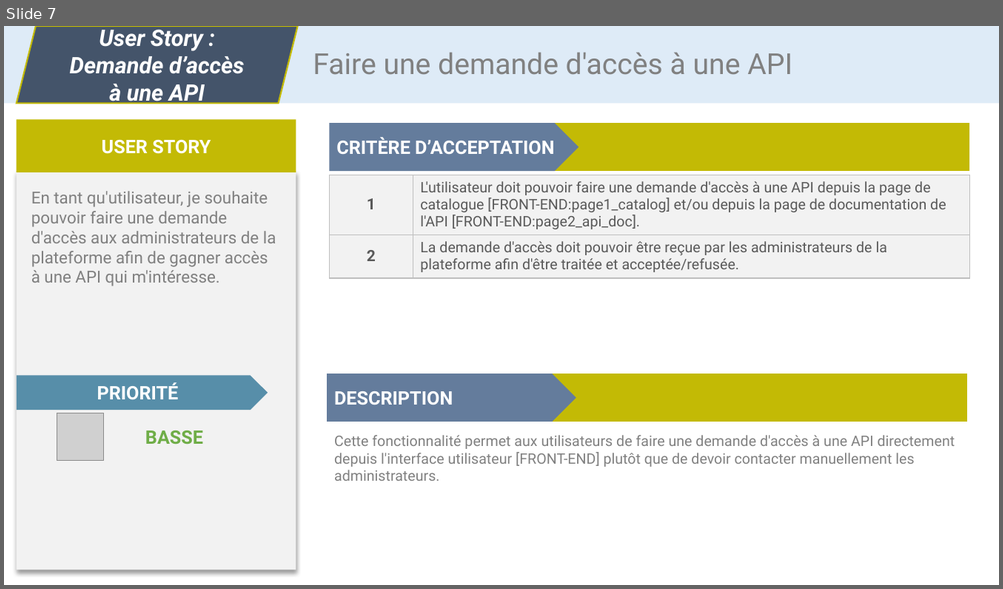
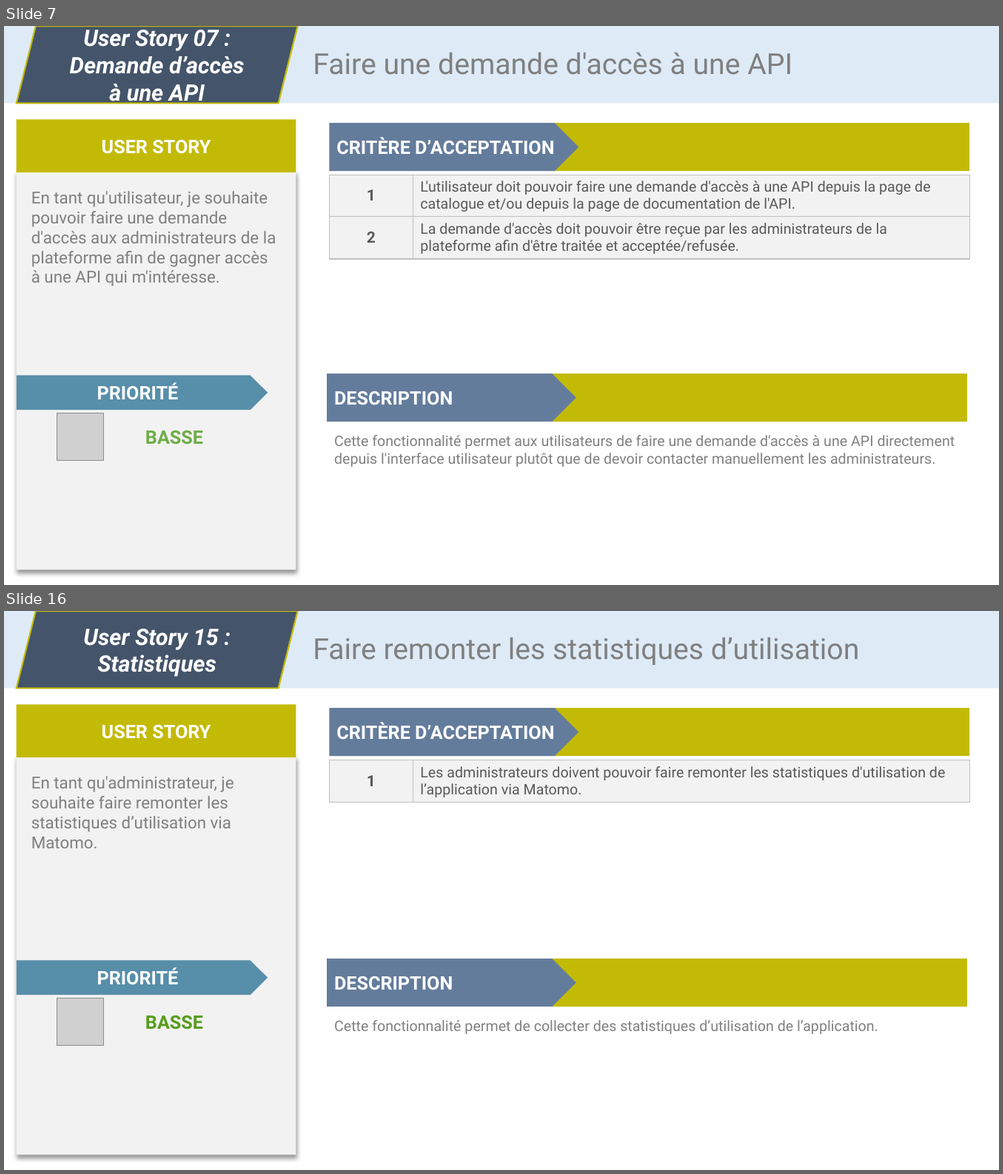
Before and after one commit to CC4K/api-catalog-development, a slide deck: reports/user-stories/user-stories.odp. Shown one above the other, each under a label of ours: slide 7 before the commit, slides 7 and 16 after it; the slides between them are not shown. The pictures are 1003x589 and 1003x1174 pixels, drawn with LibreOffice and Linux fonts; fonts in the diff are those of the drawing; grey boxes stand for pictures. Boxes give left, top, right and bottom in pixels: in the first picture for what was removed or moved away, otherwise in the second. Text is boxed around its words. In the diff, an @@ line names an element or a change of style, - is before the commit and + after.

Commit message:
Cahier des charges 85% terminé
Importé user stories propres
Exigences fonctionnelles et techniques avec MoSCoW
Glossaire

```diff
--- a/reports/user-stories/user-stories.odp
+++ b/reports/user-stories/user-stories.odp
@@ slide 16 added at (x1=4, y1=611, x2=999, y2=1170), background #FFFFFF @@
@@ rectangle added at (x1=4, y1=611, x2=998, y2=689), fill #DEEBF7 @@
@@ parallelogram added at (x1=17, y1=611, x2=298, y2=689), fill #44546A, outline #C3BA05 1.5 pt, 22 pt, text #FFFFFF, bold, italic @@
+User Story 15 :
+Statistiques
@@ text added at (x1=313, y1=637, x2=859, y2=665), 28 pt, text #808080 @@
+Faire remonter les statistiques d’utilisation
@@ rectangle added at (x1=17, y1=704, x2=296, y2=757), fill #C3BA05, 18 pt, text #FFFFFF, bold @@
+USER STORY
@@ pentagon arrow added at (x1=329, y1=708, x2=578, y2=755), fill #647C9C, 18 pt, text #FFFFFF, bold @@
+CRITÈRE D’ACCEPTATION
@@ rectangle added at (x1=495, y1=708, x2=969, y2=755), fill #C3BA05 @@
@@ rectangle added at (x1=17, y1=756, x2=296, y2=1155), fill #F2F2F2 @@
@@ table added at (x1=329, y1=760, x2=969, y2=803), 1 rows, 2 columns @@
+1 | Les administrateurs doivent pouvoir faire remonter les statistiques d'utilisation de l’application via Matomo.
@@ text added at (x1=31, y1=776, x2=233, y2=849), 16 pt, text #808080 @@
+En tant qu'administrateur, je souhaite faire remonter les statistiques d’utilisation via Matomo.
@@ pentagon arrow added at (x1=17, y1=961, x2=268, y2=996), fill #578EA9, 18 pt, text #FFFFFF, bold @@
+PRIORITÉ
@@ pentagon arrow added at (x1=327, y1=958, x2=576, y2=1006), fill #647C9C, 18 pt, text #FFFFFF, bold @@
+DESCRIPTION
@@ rectangle added at (x1=493, y1=958, x2=967, y2=1006), fill #C3BA05 @@
@@ picture added at (x1=57, y1=999, x2=104, y2=1045) @@
@@ text added at (x1=145, y1=1016, x2=203, y2=1030), 18 pt, text #579D1C, bold @@
+BASSE
@@ text added at (x1=334, y1=1020, x2=878, y2=1034), 14 pt, text #808080 @@
+Cette fonctionnalité permet de collecter des statistiques d’utilisation de l’application.
@@ slide 7 changed as well @@
@@ text in parallelogram at (x1=83, y1=26, x2=219, y2=51): text changed @@
-User Story :
+User Story 07 :
@@ table at (x1=329, y1=175, x2=969, y2=259) @@
-row 1, column 2: L'utilisateur doit pouvoir faire une demande d'accès à une API depuis la page de catalogue [FRONT-END:page1_catalog] et/ou depuis la page de documentation de l'API [FRONT-END:page2_api_doc].
+row 1, column 2: L'utilisateur doit pouvoir faire une demande d'accès à une API depuis la page de catalogue et/ou depuis la page de documentation de l'API.
@@ text at (x1=334, y1=435, x2=955, y2=467): text changed @@
-Cette fonctionnalité permet aux utilisateurs de faire une demande d'accès à une API directement depuis l'interface utilisateur [FRONT-END] plutôt que de devoir contacter manuellement les administrateurs.
+Cette fonctionnalité permet aux utilisateurs de faire une demande d'accès à une API directement depuis l'interface utilisateur plutôt que de devoir contacter manuellement les administrateurs.
```
Also in this commit, not shown: 14 other slides changed, 26 other files.
